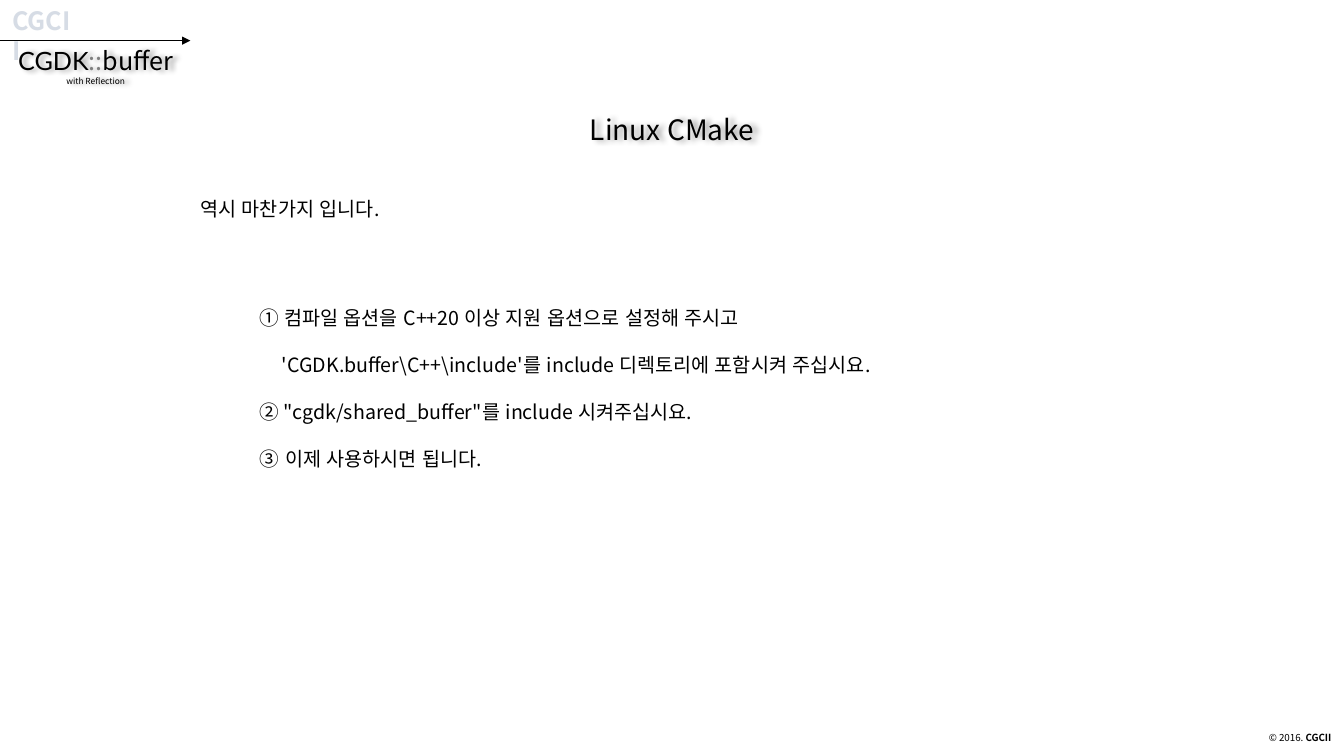
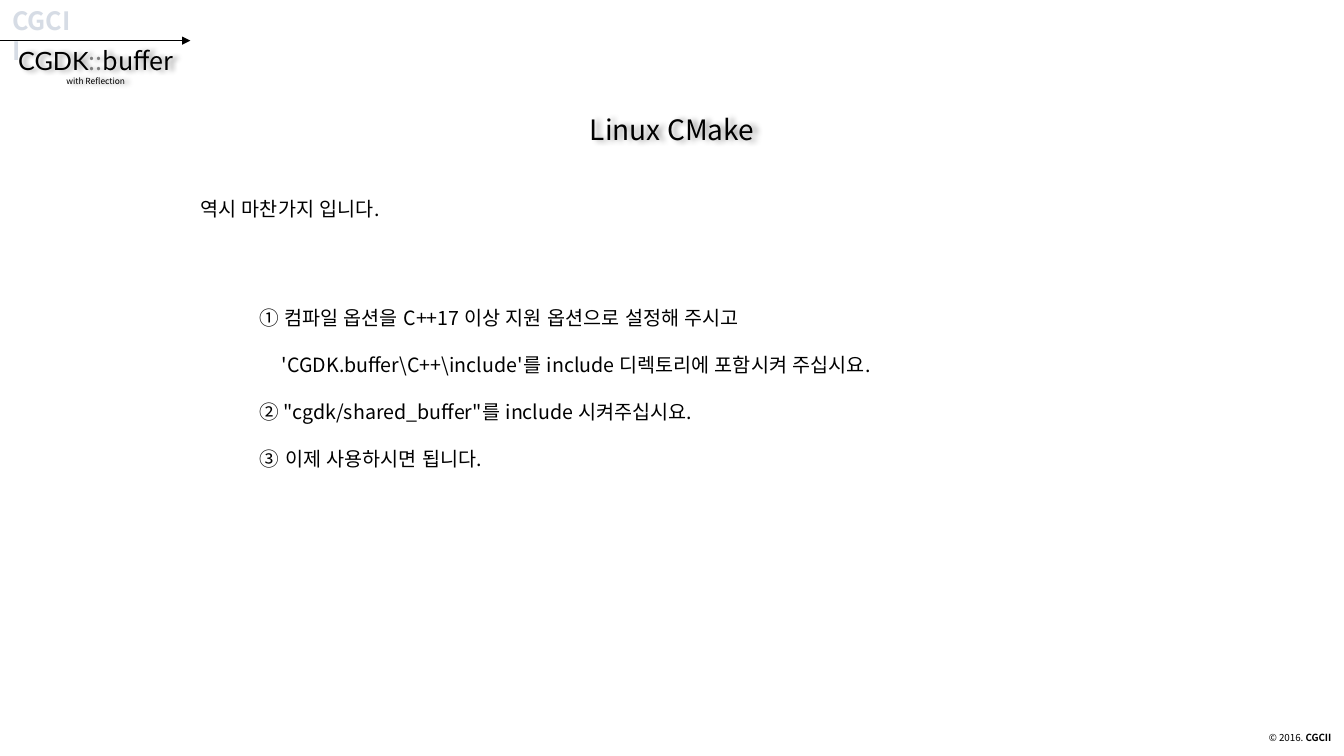
Before and after one commit to CGLabs/CGDK.buffer, a slide deck: slide 11 of C++/document/Getting_start_CGDK.buffer.pptx (slide 12 before the commit). Drawn at 1344x756 pixels with LibreOffice and Linux fonts; fonts in the diff are those of the drawing. Boxes give left, top, right and bottom in pixels: in the first picture for what was removed or moved away, otherwise in the second. Text is boxed around its words. In the diff, an @@ line names an element or a change of style, - is before the commit and + after.

```diff
--- a/C++/document/Getting_start_CGDK.buffer.pptx
+++ b/C++/document/Getting_start_CGDK.buffer.pptx
@@ text at (260,308,871,376): text changed @@
-① 컴파일 옵션을 C++20 이상 지원 옵션으로 설정해 주시고
-'CGDK.buffer\C++\include'를 include 디렉토리에 포함시켜 주십시요.
+① 컴파일 옵션을 C++17 이상 지원 옵션으로 설정해 주시고
+'CGDK.buffer\C++\include'를 include 디렉토리에 포함시켜 주십시요.
```
Also in this commit, not shown: 5 other slides changed, 2 slides added, 1 slide removed, 1 other file.
